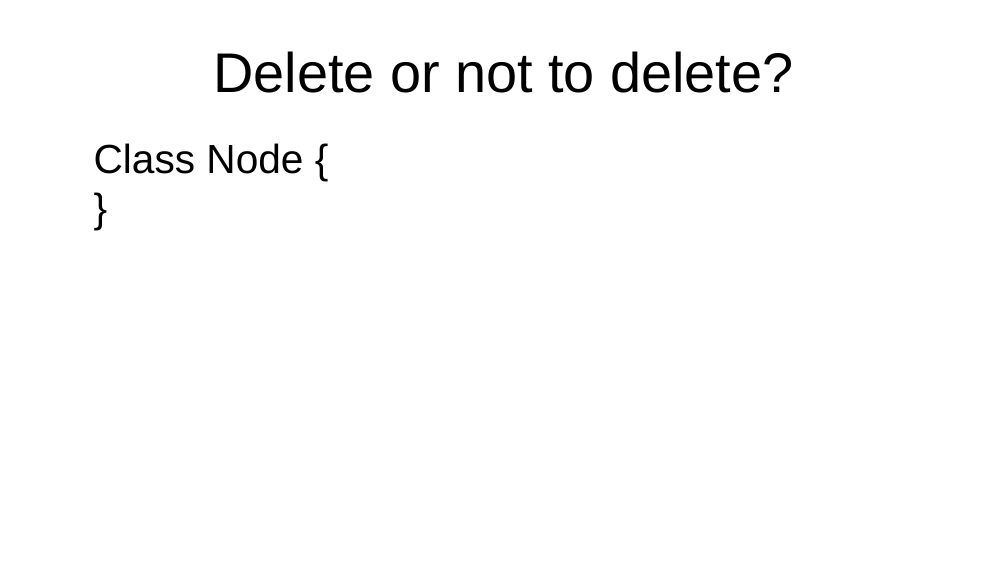
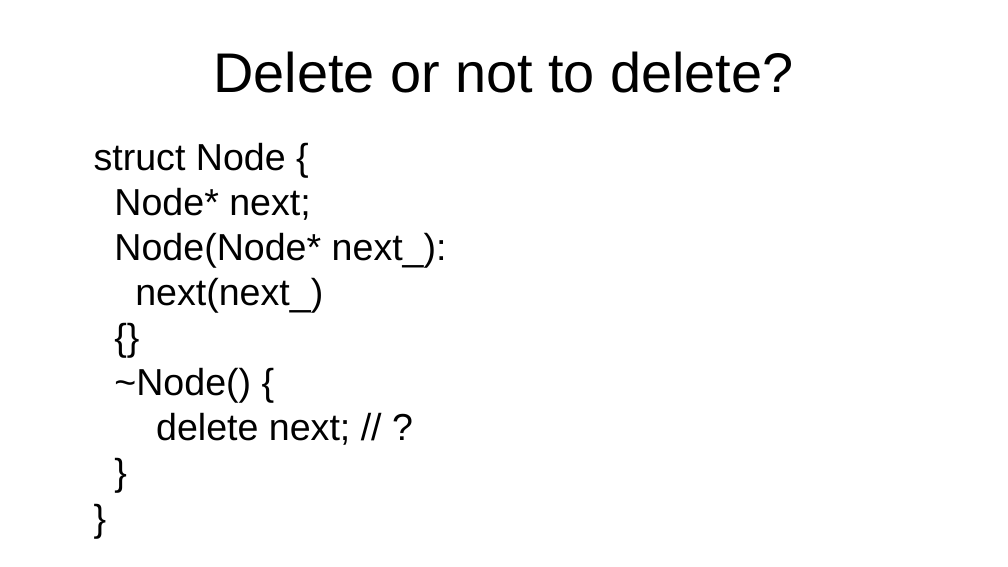
Before and after one commit to marcpawl/nullptr, a slide deck: slide 12 of slideshow.odp (slide 10 before the commit). Drawn at 1008x567 pixels with LibreOffice and Linux fonts; fonts in the diff are those of the drawing. Boxes give left, top, right and bottom in pixels: in the first picture for what was removed or moved away, otherwise in the second. Text is boxed around its words. In the diff, an @@ line names an element or a change of style, - is before the commit and + after.

```diff
--- a/slideshow.odp
+++ b/slideshow.odp
@@ text at [94,142,447,445]: text changed; size 32 to 29.6 pt @@
-Class Node {
-}
+struct Node {
+Node* next;
+Node(Node* next_):
+next(next_)
+{}
+~Node() {
+delete next; // ?
+}
+}
```
Also in this commit, not shown: 5 other slides changed, 7 slides added, 1 slide removed.
